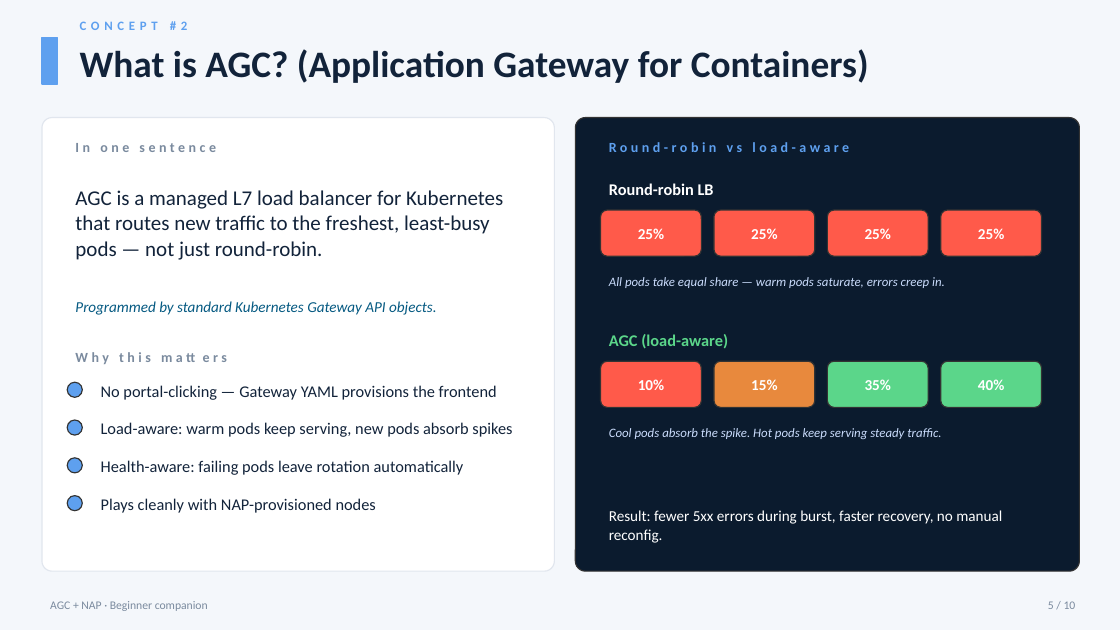
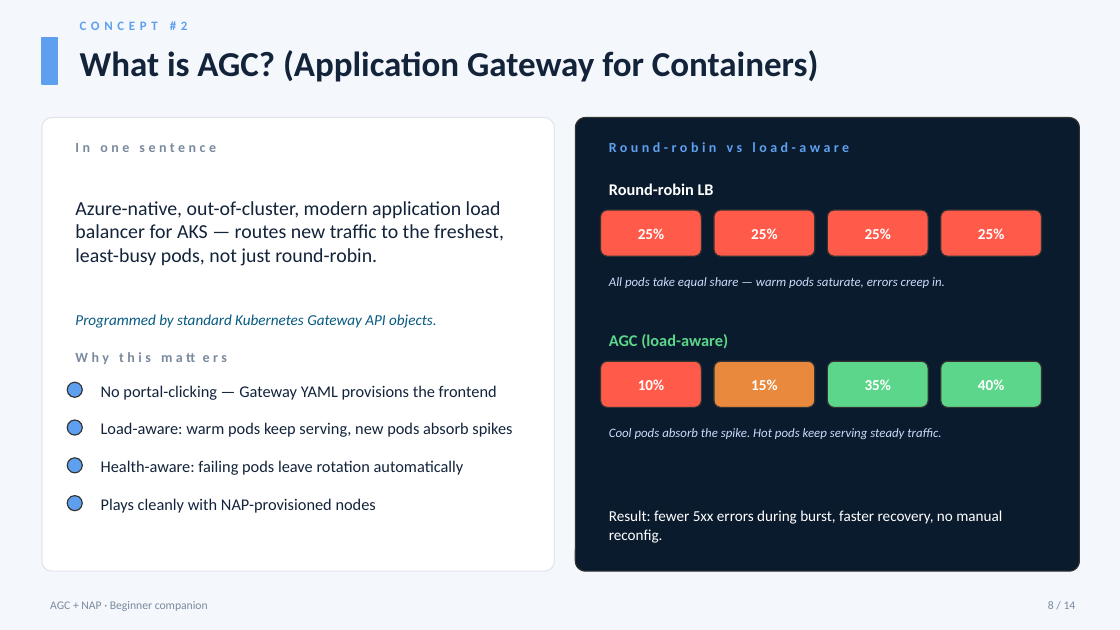
Before and after one commit to Vyshnavi-MSFT/nap-agc-demo, a slide deck: slide 8 of docs/AGC-NAP-Beginner-Deck.pptx (slide 5 before the commit). Drawn at 1120x630 pixels with LibreOffice and Linux fonts; fonts in the diff are those of the drawing. Boxes give left, top, right and bottom in pixels: in the first picture for what was removed or moved away, otherwise in the second. Text is boxed around its words. In the diff, an @@ line names an element or a change of style, - is before the commit and + after.

```diff
--- a/docs/AGC-NAP-Beginner-Deck.pptx
+++ b/docs/AGC-NAP-Beginner-Deck.pptx
@@ text "What is AGC? (Application Gateway ..." at <box>80,50,819,82</box>: size 32 to 30 pt @@
@@ text at <box>75,201,504,266</box>: text changed; size 18 to 17 pt @@
-AGC is a managed L7 load balancer for Kubernetes that routes new traffic to the freshest, least-busy pods — not just round-robin.
+Azure-native, out-of-cluster, modern application load balancer for AKS — routes new traffic to the freshest, least-busy pods, not just round-robin.
@@ text "Programmed by standard Kubernetes Gateway ...": place and size @@
-text "Programmed by standard Kubernetes Gateway ..." at <box>75,301,436,315</box>
+text "Programmed by standard Kubernetes Gateway ..." at <box>75,314,436,328</box>
@@ text at <box>1048,601,1076,609</box>: text changed @@
-5 / 10
+8 / 14
```
Also in this commit, not shown: 7 other slides changed, 4 slides added.
